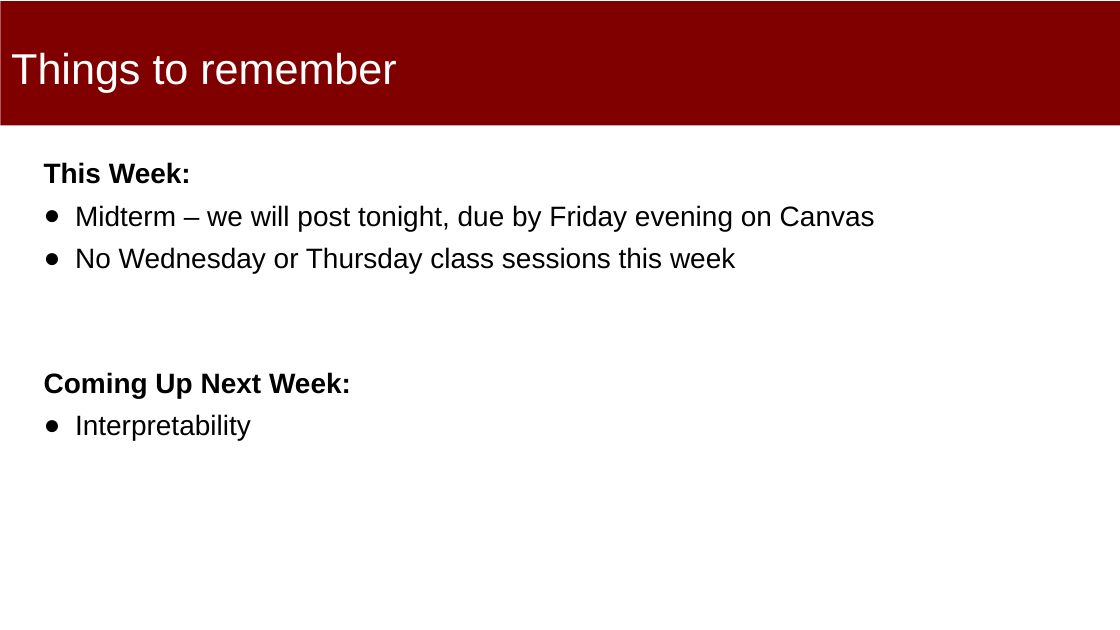
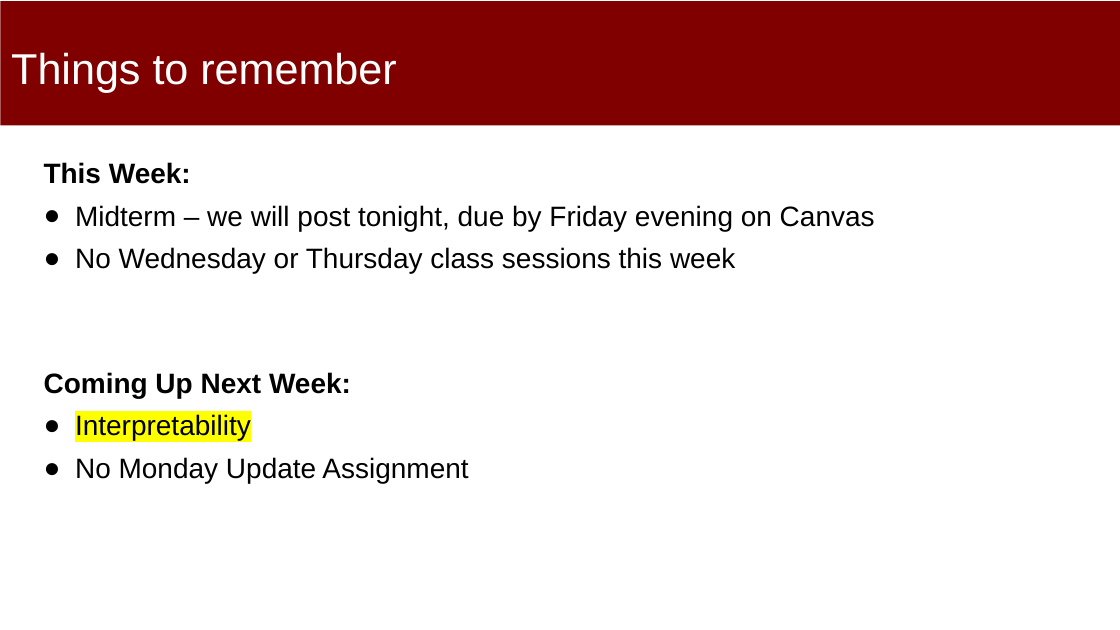
Before and after one commit to dssg/MLinPractice, a slide deck: slide 2 of Lectures/Lecture11-Module1Review.pptx. Drawn at 1120x630 pixels with LibreOffice and Linux fonts; fonts in the diff are those of the drawing. Boxes give left, top, right and bottom in pixels: in the first picture for what was removed or moved away, otherwise in the second. Text is boxed around its words. In the diff, an @@ line names an element or a change of style, - is before the commit and + after.

Commit message:
slide updates

```diff
--- a/Lectures/Lecture11-Module1Review.pptx
+++ b/Lectures/Lecture11-Module1Review.pptx
@@ text at [75, 414, 251, 441]: highlight none to #FFFF00 in "Interpretability" @@
@@ text at [75, 457, 468, 483]: paragraph added @@
+● No Monday Update Assignment
```
